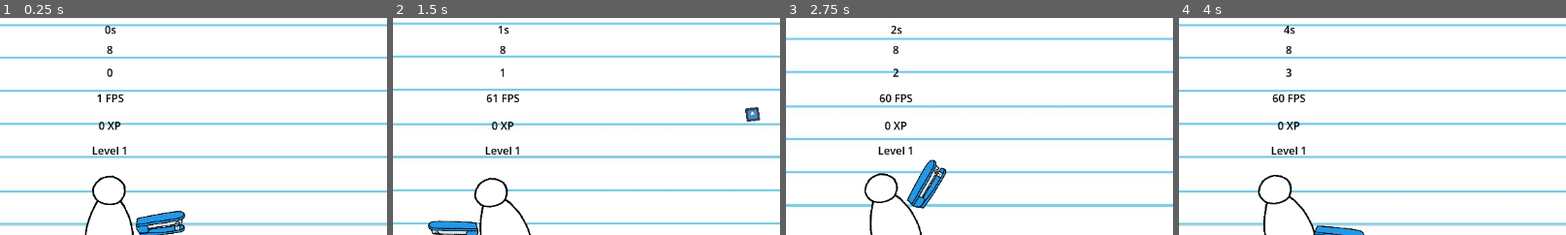
Above: before the commit, frames 1-4 (left to right).
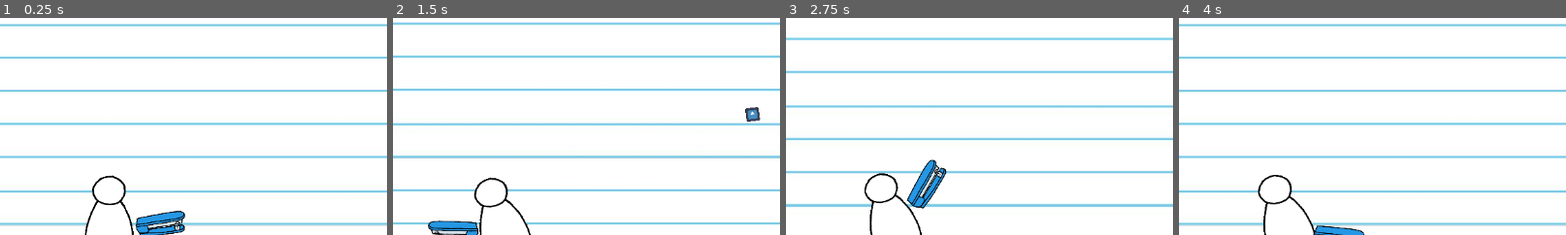
Above: after the commit, the same moments.

Repository: nandedeska/doodle-game
Game: Godot game, scene res://scenes/main.tscn
Same seed, same stepped clock (60 frames per second), same inputs: the game is played once before the commit and once after it. The engine's default icon, where the game draws it, is replaced by a stand-in: a white triangle on a blue panel in a dark square.
Inputs (mouse positions are % of the whole screen's width and height, from its top left):
- Up to frame 1 (0.25 s): no input
- Up to frame 2 (1.5 s): move the mouse to (72, 45) at 0.52 s; hold D (right) 0.53-1.28 s; move the mouse to (30, 55) at 1.27 s; hold S (down) from 1.28 s (still down)
- Up to frame 3 (2.75 s): move the mouse to (60, 28) at 2.02 s; release S (down) at 2.03 s; hold D (right) from 2.03 s (still down)
- Up to frame 4 (4 s): move the mouse to (45, 70) at 2.77 s; release D (right) at 2.78 s; hold W (up) 2.78-3.53 s; move the mouse to (80, 65) at 3.52 s; hold A (left) from 3.53 s (still down)
The pictures show only the part of the screen within x 36-86%, y 2-52%; the shares and areas given below are measured in that part.

The runs differ from the first frame. In frame 1, 0.6% of the frame differs, in the area x 23-33%, y 3-63%; in frame 2, 0.6%; in frame 3, 0.7%; in frame 4, 0.7%.

Commit message:
added upgrade system framework and gui

Diff:
--- a/project.godot
+++ b/project.godot
@@ -17,7 +17,8 @@
 
 [autoload]
 
-Signals="*res://signals.gd"
+Signals="*res://scripts/signals.gd"
+UpgradeManager="*res://scenes/upgrade_manager.tscn"
 
 [input]
 
--- a/scenes/enemy.tscn
+++ b/scenes/enemy.tscn
@@ -1,11 +1,8 @@
-[gd_scene load_steps=7 format=3 uid="uid://tabf5msi00c5"]
+[gd_scene load_steps=6 format=3 uid="uid://tabf5msi00c5"]
 
 [ext_resource type="Script" path="res://scripts/enemy.gd" id="1_mos0e"]
 [ext_resource type="Texture2D" uid="uid://cg7mido0r53vr" path="res://sprites/icon.svg" id="1_nncgs"]
-[ext_resource type="Shader" uid="uid://bucq86mj7guig" path="res://shaders/doodle.tres" id="2_jsoau"]
-
-[sub_resource type="ShaderMaterial" id="ShaderMaterial_je36u"]
-shader = ExtResource("2_jsoau")
+[ext_resource type="Material" uid="uid://cns7uxy32dsfe" path="res://shaders/doodle_material.tres" id="2_ongpq"]
 
 [sub_resource type="CircleShape2D" id="CircleShape2D_rx1lu"]
 
@@ -16,10 +13,11 @@
 gravity_scale = 0.0
 lock_rotation = true
 script = ExtResource("1_mos0e")
+xp_value = 10000
 
 [node name="Sprite2D" type="Sprite2D" parent="."]
 y_sort_enabled = true
-material = SubResource("ShaderMaterial_je36u")
+material = ExtResource("2_ongpq")
 rotation = 3.14159
 scale = Vector2(0.5, 0.9)
 texture = ExtResource("1_nncgs")
--- a/scenes/main.tscn
+++ b/scenes/main.tscn
@@ -1,13 +1,14 @@
-[gd_scene load_steps=11 format=3 uid="uid://hd72b2wykega"]
+[gd_scene load_steps=13 format=3 uid="uid://cf54cc47pod3b"]
 
 [ext_resource type="Script" path="res://scripts/hover.gd" id="1_605hu"]
-[ext_resource type="Script" path="res://scenes/main.gd" id="1_xt7ne"]
 [ext_resource type="Texture2D" uid="uid://cg7mido0r53vr" path="res://sprites/icon.svg" id="2_t0cv7"]
 [ext_resource type="PackedScene" uid="uid://c24pkw2x1mnps" path="res://scenes/player.tscn" id="3_homsb"]
 [ext_resource type="Script" path="res://scripts/enemy_manager.gd" id="4_21us5"]
 [ext_resource type="Texture2D" uid="uid://c0pbfdnu78fh1" path="res://sprites/bg.png" id="5_k08l1"]
 [ext_resource type="Shader" uid="uid://duckv0vxw77ug" path="res://shaders/background.tres" id="5_vn3ma"]
 [ext_resource type="Script" path="res://scripts/bullet_counter.gd" id="7_eayxm"]
+[ext_resource type="Material" uid="uid://cns7uxy32dsfe" path="res://shaders/doodle_material.tres" id="9_7erps"]
+[ext_resource type="FontFile" uid="uid://d4dkao41m22v2" path="res://fonts/Have Idea.otf" id="10_6011a"]
 
 [sub_resource type="ShaderMaterial" id="ShaderMaterial_vxnma"]
 shader = ExtResource("5_vn3ma")
@@ -15,9 +16,12 @@
 [sub_resource type="LabelSettings" id="LabelSettings_s2l0b"]
 font_color = Color(0, 0, 0, 1)
 
+[sub_resource type="LabelSettings" id="LabelSettings_5enre"]
+font = ExtResource("10_6011a")
+font_size = 45
+
 [node name="Main" type="Node2D"]
 process_mode = 3
-script = ExtResource("1_xt7ne")
 
 [node name="HoverObject" type="Node2D" parent="."]
 process_mode = 1
@@ -69,15 +73,24 @@
 offset_bottom = 1080.0
 metadata/_edit_use_anchors_ = true
 
-[node name="Debug Texts" type="CanvasLayer" parent="."]
-
-[node name="Time Elapsed Text" type="Label" parent="Debug Texts"]
-anchors_preset = 5
-anchor_left = 0.5
-anchor_right = 0.5
-offset_left = -25.5
+[node name="CanvasLayer" type="CanvasLayer" parent="."]
+process_mode = 3
+
+[node name="Debug" type="Control" parent="CanvasLayer"]
+visible = false
+layout_mode = 3
+anchors_preset = 0
+offset_right = 40.0
+offset_bottom = 40.0
+
+[node name="Time Elapsed Text" type="Label" parent="CanvasLayer/Debug"]
+layout_mode = 1
+anchors_preset = 5
+anchor_left = 0.5
+anchor_right = 0.5
+offset_left = 530.5
 offset_top = 20.0
-offset_right = 25.5
+offset_right = 581.5
 offset_bottom = 46.0
 grow_horizontal = 2
 size_flags_horizontal = 4
@@ -85,26 +98,28 @@
 label_settings = SubResource("LabelSettings_s2l0b")
 horizontal_alignment = 1
 
-[node name="Enemy Counter Text" type="Label" parent="Debug Texts"]
-anchors_preset = 5
-anchor_left = 0.5
-anchor_right = 0.5
-offset_left = -25.5
+[node name="Enemy Counter Text" type="Label" parent="CanvasLayer/Debug"]
+layout_mode = 1
+anchors_preset = 5
+anchor_left = 0.5
+anchor_right = 0.5
+offset_left = 530.5
 offset_top = 50.0
-offset_right = 25.5
+offset_right = 581.5
 offset_bottom = 76.0
 grow_horizontal = 2
 text = "HELLO"
 label_settings = SubResource("LabelSettings_s2l0b")
 horizontal_alignment = 1
 
-[node name="Bullet Counter Text" type="Label" parent="Debug Texts"]
-anchors_preset = 5
-anchor_left = 0.5
-anchor_right = 0.5
-offset_left = -25.5
+[node name="Bullet Counter Text" type="Label" parent="CanvasLayer/Debug"]
+layout_mode = 1
+anchors_preset = 5
+anchor_left = 0.5
+anchor_right = 0.5
+offset_left = 530.5
 offset_top = 84.0
-offset_right = 25.5
+offset_right = 581.5
 offset_bottom = 110.0
 grow_horizontal = 2
 text = "HELLO"
@@ -112,62 +127,94 @@
 horizontal_alignment = 1
 script = ExtResource("7_eayxm")
 
-[node name="FPS Counter" type="Label" parent="Debug Texts"]
-anchors_preset = 5
-anchor_left = 0.5
-anchor_right = 0.5
-offset_left = -25.5
+[node name="FPS Counter" type="Label" parent="CanvasLayer/Debug"]
+layout_mode = 1
+anchors_preset = 5
+anchor_left = 0.5
+anchor_right = 0.5
+offset_left = 530.5
 offset_top = 122.0
-offset_right = 25.5
+offset_right = 581.5
 offset_bottom = 148.0
 grow_horizontal = 2
 text = "HELLO"
 label_settings = SubResource("LabelSettings_s2l0b")
 horizontal_alignment = 1
 
-[node name="XP Counter" type="Label" parent="Debug Texts"]
-anchors_preset = 5
-anchor_left = 0.5
-anchor_right = 0.5
-offset_left = -25.5
+[node name="XP Counter" type="Label" parent="CanvasLayer/Debug"]
+layout_mode = 1
+anchors_preset = 5
+anchor_left = 0.5
+anchor_right = 0.5
+offset_left = 530.5
 offset_top = 163.0
-offset_right = 25.5
+offset_right = 581.5
 offset_bottom = 189.0
 grow_horizontal = 2
 text = "HELLO"
 label_settings = SubResource("LabelSettings_s2l0b")
 horizontal_alignment = 1
 
-[node name="Level Text" type="Label" parent="Debug Texts"]
-anchors_preset = 5
-anchor_left = 0.5
-anchor_right = 0.5
-offset_left = -25.5
+[node name="Level Text" type="Label" parent="CanvasLayer/Debug"]
+layout_mode = 1
+anchors_preset = 5
+anchor_left = 0.5
+anchor_right = 0.5
+offset_left = 530.5
 offset_top = 200.0
-offset_right = 25.5
+offset_right = 581.5
 offset_bottom = 226.0
 grow_horizontal = 2
 text = "HELLO"
 label_settings = SubResource("LabelSettings_s2l0b")
 horizontal_alignment = 1
 
-[node name="Upgrade Menu" type="CanvasLayer" parent="."]
+[node name="UpgradePanel" type="Panel" parent="CanvasLayer"]
 visible = false
-
-[node name="Upgrade Button" type="Button" parent="Upgrade Menu"]
 anchors_preset = 8
 anchor_left = 0.5
 anchor_top = 0.5
 anchor_right = 0.5
 anchor_bottom = 0.5
-offset_left = -82.0
-offset_top = -36.0
-offset_right = 82.0
-offset_bottom = 37.0
+offset_left = -250.0
+offset_top = -312.5
+offset_right = 250.0
+offset_bottom = 312.5
 grow_horizontal = 2
 grow_vertical = 2
-text = "UPGRADE"
+
+[node name="Label" type="Label" parent="CanvasLayer/UpgradePanel"]
+material = ExtResource("9_7erps")
+layout_mode = 1
+anchors_preset = 5
+anchor_left = 0.5
+anchor_right = 0.5
+offset_left = -28.5
+offset_top = 20.0
+offset_right = 28.5
+offset_bottom = 43.0
+grow_horizontal = 2
+text = "LEVEL UP!"
+label_settings = SubResource("LabelSettings_5enre")
+horizontal_alignment = 1
+vertical_alignment = 1
+
+[node name="UpgradeOptions" type="VBoxContainer" parent="CanvasLayer/UpgradePanel"]
+layout_mode = 1
+anchors_preset = 8
+anchor_left = 0.5
+anchor_top = 0.5
+anchor_right = 0.5
+anchor_bottom = 0.5
+offset_left = -225.0
+offset_top = -125.0
+offset_right = 225.0
+offset_bottom = 125.0
+grow_horizontal = 2
+grow_vertical = 2
+theme_override_constants/separation = 25
+
+[node name="AudioStreamPlayer" type="AudioStreamPlayer" parent="CanvasLayer/UpgradePanel"]
 
 [connection signal="timeout" from="EnemyManager/SpawnTimer" to="EnemyManager" method="_on_spawn_timer_timeout"]
 [connection signal="timeout" from="EnemyManager/DifficultyTimer" to="EnemyManager" method="_on_difficulty_timer_timeout"]
-[connection signal="button_up" from="Upgrade Menu/Upgrade Button" to="Player" method="_on_upgrade_button_button_up"]
--- a/scenes/player.tscn
+++ b/scenes/player.tscn
@@ -1,12 +1,9 @@
-[gd_scene load_steps=12 format=3 uid="uid://c24pkw2x1mnps"]
+[gd_scene load_steps=11 format=3 uid="uid://c24pkw2x1mnps"]
 
 [ext_resource type="Script" path="res://scripts/player.gd" id="1_qhial"]
-[ext_resource type="Shader" uid="uid://bucq86mj7guig" path="res://shaders/doodle.tres" id="2_88ku3"]
+[ext_resource type="Material" uid="uid://cns7uxy32dsfe" path="res://shaders/doodle_material.tres" id="2_i4ck2"]
 [ext_resource type="Texture2D" uid="uid://dum7mvtrgx21x" path="res://sprites/character_sheet.png" id="2_spbsl"]
 [ext_resource type="PackedScene" uid="uid://xy66lrgl1gq0" path="res://scenes/stapler.tscn" id="4_ylj3o"]
-
-[sub_resource type="ShaderMaterial" id="ShaderMaterial_8pdew"]
-shader = ExtResource("2_88ku3")
 
 [sub_resource type="Animation" id="Animation_2bkqw"]
 resource_name = "player_idle"
@@ -56,7 +53,7 @@
 [sub_resource type="CircleShape2D" id="CircleShape2D_73l3r"]
 radius = 300.0
 
-[node name="Player" type="CharacterBody2D"]
+[node name="Player" type="CharacterBody2D" groups=["player"]]
 collision_layer = 2
 collision_mask = 2
 script = ExtResource("1_qhial")
@@ -65,7 +62,7 @@
 [node name="Camera2D" type="Camera2D" parent="."]
 
 [node name="PlayerSprite" type="Sprite2D" parent="."]
-material = SubResource("ShaderMaterial_8pdew")
+material = ExtResource("2_i4ck2")
 scale = Vector2(0.2, 0.2)
 texture = ExtResource("2_spbsl")
 hframes = 2
--- a/scenes/stapler.tscn
+++ b/scenes/stapler.tscn
@@ -1,14 +1,11 @@
-[gd_scene load_steps=5 format=3 uid="uid://xy66lrgl1gq0"]
+[gd_scene load_steps=4 format=3 uid="uid://xy66lrgl1gq0"]
 
-[ext_resource type="Shader" uid="uid://bucq86mj7guig" path="res://shaders/doodle.tres" id="1_2tl1f"]
+[ext_resource type="Material" uid="uid://cns7uxy32dsfe" path="res://shaders/doodle_material.tres" id="1_iwif4"]
 [ext_resource type="Texture2D" uid="uid://bn05djergygml" path="res://sprites/Stapler.png" id="2_5c6pw"]
 [ext_resource type="Script" path="res://scripts/weapon.gd" id="3_0uvna"]
 
-[sub_resource type="ShaderMaterial" id="ShaderMaterial_hnyra"]
-shader = ExtResource("1_2tl1f")
-
 [node name="Stapler" type="Sprite2D"]
-material = SubResource("ShaderMaterial_hnyra")
+material = ExtResource("1_iwif4")
 rotation = 0.174533
 scale = Vector2(0.075, 0.075)
 texture = ExtResource("2_5c6pw")
--- /dev/null
+++ b/scenes/upgrade_manager.tscn
@@ -0,0 +1,6 @@
+[gd_scene load_steps=2 format=3 uid="uid://cs7j8gk8w380j"]
+
+[ext_resource type="Script" path="res://scripts/upgrades.gd" id="1_geqv7"]
+
+[node name="UpgradeManager" type="Node"]
+script = ExtResource("1_geqv7")
--- /dev/null
+++ b/scenes/upgrade_option.tscn
@@ -0,0 +1,98 @@
+[gd_scene load_steps=8 format=3 uid="uid://uue6w5cy3rlc"]
+
+[ext_resource type="Texture2D" uid="uid://cg7mido0r53vr" path="res://sprites/icon.svg" id="1_njd7b"]
+[ext_resource type="Script" path="res://scripts/upgrade_option.gd" id="1_onnu4"]
+[ext_resource type="Material" uid="uid://cns7uxy32dsfe" path="res://shaders/doodle_material.tres" id="2_3e8ml"]
+[ext_resource type="FontFile" uid="uid://d4dkao41m22v2" path="res://fonts/Have Idea.otf" id="3_5glci"]
+
+[sub_resource type="Theme" id="Theme_f3o7f"]
+
+[sub_resource type="LabelSettings" id="LabelSettings_f1w3t"]
+font_size = 24
+font_color = Color(0, 0, 0, 1)
+
+[sub_resource type="LabelSettings" id="LabelSettings_ec45n"]
+font_color = Color(0, 0, 0, 1)
+
+[node name="UpgradeOption" type="ColorRect"]
+custom_minimum_size = Vector2(450, 100)
+anchors_preset = 8
+anchor_left = 0.5
+anchor_top = 0.5
+anchor_right = 0.5
+anchor_bottom = 0.5
+offset_left = -225.0
+offset_top = -50.0
+offset_right = 225.0
+offset_bottom = 50.0
+grow_horizontal = 2
+grow_vertical = 2
+theme = SubResource("Theme_f3o7f")
+color = Color(0.54902, 0.54902, 0.54902, 1)
+script = ExtResource("1_onnu4")
+
+[node name="UpgradeButton" type="Button" parent="."]
+custom_minimum_size = Vector2(450, 100)
+layout_mode = 1
+anchors_preset = 15
+anchor_right = 1.0
+anchor_bottom = 1.0
+grow_horizontal = 2
+grow_vertical = 2
+flat = true
+
+[node name="ColorRect" type="ColorRect" parent="."]
+layout_mode = 1
+anchors_preset = 4
+anchor_top = 0.5
+anchor_bottom = 0.5
+offset_left = 20.0
+offset_top = -37.5
+offset_right = 95.0
+offset_bottom = 37.5
+grow_vertical = 2
+color = Color(0, 0, 0, 1)
+
+[node name="UpgradeIcon" type="TextureRect" parent="ColorRect"]
+layout_mode = 1
+anchors_preset = 8
+anchor_left = 0.5
+anchor_top = 0.5
+anchor_right = 0.5
+anchor_bottom = 0.5
+offset_left = -32.5
+offset_top = -32.5
+offset_right = 32.5
+offset_bottom = 32.5
+grow_horizontal = 2
+grow_vertical = 2
+texture = ExtResource("1_njd7b")
+expand_mode = 2
+
+[node name="DisplayName" type="Label" parent="."]
+material = ExtResource("2_3e8ml")
+layout_mode = 1
+offset_left = 100.0
+offset_top = 12.0
+offset_right = 430.0
+offset_bottom = 50.0
+size_flags_vertical = 0
+theme_override_fonts/font = ExtResource("3_5glci")
+text = "BLAH BLAH"
+label_settings = SubResource("LabelSettings_f1w3t")
+vertical_alignment = 1
+
+[node name="Description" type="Label" parent="."]
+material = ExtResource("2_3e8ml")
+layout_mode = 2
+offset_left = 100.0
+offset_top = 50.0
+offset_right = 430.0
+offset_bottom = 79.0
+size_flags_vertical = 0
+theme_override_fonts/font = ExtResource("3_5glci")
+text = "blah blah blah fr fr"
+label_settings = SubResource("LabelSettings_ec45n")
+vertical_alignment = 1
+
+[connection signal="button_down" from="UpgradeButton" to="." method="_on_upgrade_button_button_down"]
--- a/scripts/enemy_manager.gd
+++ b/scripts/enemy_manager.gd
@@ -17,8 +17,8 @@
 	var elapsed_time : int = (Time.get_ticks_msec() - time_start) / 1000
 	enemy_count = len(get_tree().get_nodes_in_group("enemy"))
 
-	$"../Debug Texts/Time Elapsed Text".text = "%ss" % elapsed_time
-	$"../Debug Texts/Enemy Counter Text".text = "%s" % enemy_count
+	$"../CanvasLayer/Debug/Time Elapsed Text".text = "%ss" % elapsed_time
+	$"../CanvasLayer/Debug/Enemy Counter Text".text = "%s" % enemy_count
 
 
 func spawn() -> void:
--- a/scripts/player.gd
+++ b/scripts/player.gd
@@ -5,6 +5,11 @@
 var xp := 0
 var level := 1
 
+var collected_upgrades = []
+var upgrade_options = []
+@onready var upgrade_panel = $"../CanvasLayer/UpgradePanel"
+@onready var upgrade_option_container = $"../CanvasLayer/UpgradePanel/UpgradeOptions"
+var upgrade_option_scene = preload("res://scenes/upgrade_option.tscn")
 
 func _process(delta: float) -> void:
 	var direction := Input.get_vector("left", "right", "up", "down")
@@ -16,8 +21,8 @@
 	else:
 		animation_player.play("player_walk")
 
-	$"../Debug Texts/XP Counter".text = "%s XP" % xp
-	$"../Debug Texts/Level Text".text = "Level %s" % level
+	$"../CanvasLayer/Debug/XP Counter".text = "%s XP" % xp
+	$"../CanvasLayer/Debug/Level Text".text = "Level %s" % level
 
 	if xp >= (25 * pow(2, level)):
 		level_up()
@@ -26,13 +31,57 @@
 func level_up() -> void:
 	xp -= (25 * pow(2, level))
 	level += 1
-	$"../Upgrade Menu".visible = true
+	upgrade_panel.visible = true
+	var upgrade_options = 0
+	var upgrade_options_max = 3
+	while upgrade_options < upgrade_options_max:
+		var option = upgrade_option_scene.instantiate()
+		option.upgrade = get_random_upgrade()
+
+		if option.upgrade == null:
+			option.upgrade = "debug"
+
+		upgrade_option_container.add_child(option)
+		upgrade_options += 1
 	Signals.emit_signal("pause_game", true)
+	print(collected_upgrades)
 
 
-func _on_upgrade_button_button_up() -> void:
+func upgrade_player(upgrade) -> void:
+	var option_children = upgrade_option_container.get_children()
+	for option in option_children:
+		option.queue_free()
+	upgrade_options.clear()
+	collected_upgrades.append(upgrade)
+	upgrade_panel.visible = false
 	Signals.emit_signal("pause_game", false)
-	$"../Upgrade Menu".visible = false
+
+
+func get_random_upgrade():
+	var upgrade_list = []
+	for upgrade in UpgradeManager.UPGRADES:
+		# do preliminary checks
+		if upgrade in collected_upgrades:
+			pass
+		elif upgrade in upgrade_options:
+			pass
+#		if UpgradeManager.UPGRADES[upgrade]["type"] != "character":
+#			pass
+
+		# check for prerequisites
+		elif UpgradeManager.UPGRADES[upgrade]["prerequisites"].size() > 0:
+			for prerequisite in UpgradeManager.UPGRADES[upgrade]["prerequisites"]:
+				if prerequisite in collected_upgrades:
+					upgrade_list.append(upgrade)
+		else:
+			upgrade_list.append(upgrade)
+	print(upgrade_list)
+	if upgrade_list.size() > 0:
+		var random_upgrade = upgrade_list.pick_random()
+		upgrade_options.append(random_upgrade)
+		return random_upgrade
+	else:
+		return null
 
 
 func _on_area_2d_area_entered(area):
--- a/signals.gd
+++ b/scripts/signals.gd
@@ -1,9 +1,14 @@
 extends Node
 
 signal pause_game(toggle)
+signal select_upgrade(upgrade)
+
+@onready var player = get_tree().get_first_node_in_group("player")
+
 
 func _ready() -> void:
 	connect("pause_game", toggle_pause)
+	connect("select_upgrade", Callable(player, "upgrade_player"))
 
 
 func toggle_pause(toggle) -> void:
--- /dev/null
+++ b/scripts/upgrade_option.gd
@@ -0,0 +1,17 @@
+extends ColorRect
+
+
+@onready var name_text = $DisplayName
+@onready var description_text = $Description
+@onready var display_icon = $ColorRect/UpgradeIcon
+
+var upgrade = null
+
+func _ready() -> void:
+	name_text.text = UpgradeManager.UPGRADES[upgrade]["display_name"]
+	description_text.text = UpgradeManager.UPGRADES[upgrade]["description"]
+	display_icon.texture = load(UpgradeManager.UPGRADES[upgrade]["icon"])
+
+
+func _on_upgrade_button_button_down() -> void:
+	Signals.emit_signal("select_upgrade", upgrade)
--- /dev/null
+++ b/scripts/upgrades.gd
@@ -0,0 +1,48 @@
+extends Node
+
+
+const ICON_PATH = "res://sprites/upgrade icons/"
+const UPGRADES = {
+	"player_speed_1": {
+		"icon": ICON_PATH + "character_speed.png",
+		"display_name": "Player Speed I",
+		"description": "Movement speed is increased to 1.25x the base speed.",
+		"prerequisites": [],
+		"type": "character",
+	},
+	"player_speed_2": {
+		"icon": ICON_PATH + "character_speed.png",
+		"display_name": "Player Speed II",
+		"description": "Movement speed is increased to 1.5x the base speed.",
+		"prerequisites": ["player_speed_1"],
+		"type": "character",
+	},
+	"fire_rate_1": {
+		"icon": ICON_PATH + "fire_rate.png",
+		"display_name": "Faster Fire Rate I",
+		"description": "Fire rate is increased to 1.5x the base speed.",
+		"prerequisites": [],
+		"type": "weapon",
+	},
+	"fire_rate_2": {
+		"icon": ICON_PATH + "fire_rate.png",
+		"display_name": "Faster Fire Rate II",
+		"description": "Fire rate is increased to 2x the base speed.",
+		"prerequisites": ["fire_rate_1"],
+		"type": "weapon",
+	},
+	"maximum_health_1": {
+		"icon": ICON_PATH + "hp_max.png",
+		"display_name": "Increase Max HP",
+		"description": "Maximum healthpoints is increased by 50.",
+		"prerequisites": [],
+		"type": "character",
+	},
+	"debug": {
+		"icon": "res://sprites/icon.svg",
+		"display_name": "Debug",
+		"description": "Null.",
+		"prerequisites": [],
+		"type": "debug",
+	},
+}
--- a/scripts/xp_orb.gd
+++ b/scripts/xp_orb.gd
@@ -4,7 +4,7 @@
 var in_player_range := false
 var xp_value := 0
 
-func _physics_process(delta):
+func _physics_process(delta) -> void:
 	if in_player_range:
 		position = position.lerp(player.position, delta * 5)
 
--- /dev/null
+++ b/shaders/doodle_material.tres
@@ -0,0 +1,6 @@
+[gd_resource type="ShaderMaterial" load_steps=2 format=3 uid="uid://cns7uxy32dsfe"]
+
+[ext_resource type="Shader" uid="uid://bucq86mj7guig" path="res://shaders/doodle.tres" id="1_36dxe"]
+
+[resource]
+shader = ExtResource("1_36dxe")
Binary file added: fonts/Have Idea.otf
Not shown, added: fonts/Have Idea.otf.import
Renamed: scenes/main.gd -> scripts/main.gd
Binary file added: sprites/upgrade icons/character_speed.png
Not shown, added: sprites/upgrade icons/character_speed.png.import
Binary file added: sprites/upgrade icons/fire_rate.png
Not shown, added: sprites/upgrade icons/fire_rate.png.import
Binary file added: sprites/upgrade icons/hp_max.png
Not shown, added: sprites/upgrade icons/hp_max.png.import
